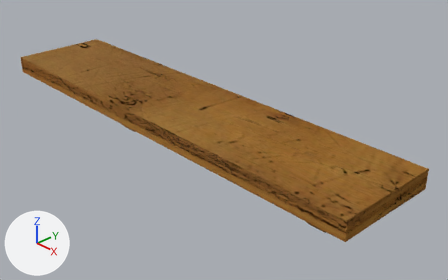
A saved change to the Blender file Assets/Models/House Assets/Shelf.blend.
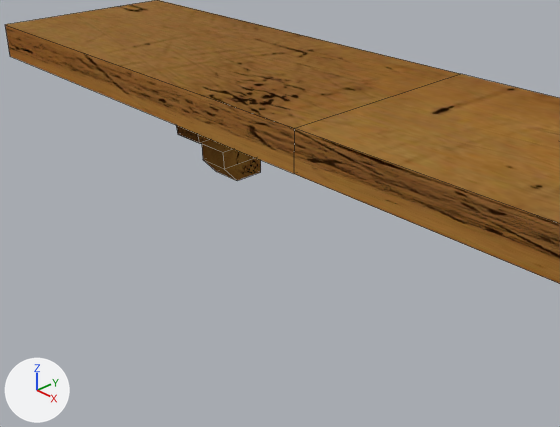
Old and new are each drawn whole from a 50 mm camera at (8.32, -6.8, 4.66) aimed at (0.48, 0.57, -0.64) and again close up from a 50 mm camera at (3.7, -4.62, 2.05) aimed at (-0.35, -0.81, -0.68). The axes (+X, +Y, +Z) are drawn at lower left. The lights are the same throughout. The close-ups show mesh edges as thin lines.
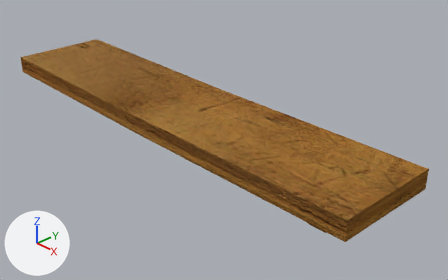
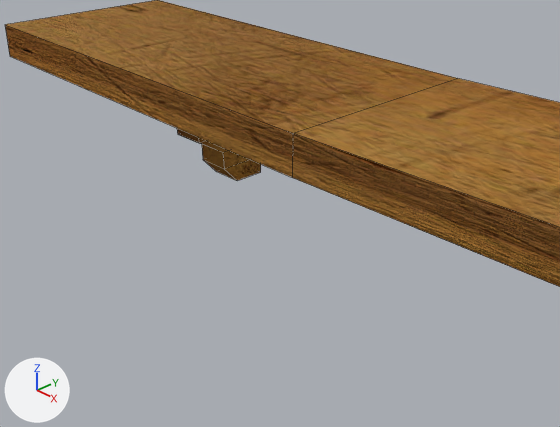
Boxes (x1, y1, x2, y2) around the edits, measured in the close-ups (560 x 427 px):
'Cube', reshaped
    before: (5, 0, 560, 284)
    after: (5, 0, 560, 287)

Diff of the bpy script that builds the scene:
```diff
--- a/Assets/Models/House Assets/Shelf.blend.py
+++ b/Assets/Models/House Assets/Shelf.blend.py
@@ mat_material @@
 n1 = _N.new('ShaderNodeBsdfPrincipled'); n1.name = 'Principled BSDF'
 n2.image = img_old_wood_jpg
-n3 = _N.new('ShaderNodeNormalMap'); n3.name = 'Normal Map'
-n3.uv_map = 'UVMap'
 n4 = _N.new('ShaderNodeTexImage'); n4.name = 'Image Texture.001'
 n4.image = img_old_wood_bump_jpg
+n5 = _N.new('ShaderNodeBump'); n5.name = 'Bump'
+n5.inputs[0].default_value = 0.533  # 'Strength'
+n5.inputs[1].default_value = 1.0  # 'Distance'
+n5.inputs[2].default_value = 1.0  # 'Filter Width'
 _L.new(n1.outputs[0], n0.inputs[0])  # 'BSDF' to 'Surface'
 _L.new(n2.outputs[0], n1.inputs[0])  # 'Color' to 'Base Color'
-_L.new(n4.outputs[0], n3.inputs[1])  # 'Color' to 'Color'
-_L.new(n3.outputs[0], n1.inputs[5])  # 'Normal' to 'Normal'
+_L.new(n4.outputs[0], n5.inputs[3])  # 'Color' to 'Height'
+_L.new(n5.outputs[0], n1.inputs[5])  # 'Normal' to 'Normal'
@@ me_cube @@
 me_cube.from_pydata(...)  # 76 vertices, 70 faces; spans x -4.49..4.49, y -1.0..1.0, z -1.56..0.17
 # used by ob_cube; location = (0.0, 0.0, 0.0)
 # before: 72 (0.0, 1.0, -0.17), 73 (0.0, -1.0, 0.17) at pixel (294, 128), 74 (0.0, -1.0, -0.17) at pixel (293, 173), 75 (0.0, 1.0, 0.17) at pixel (460, 73)
+# me_cube part 1
+for i in [*range(72, 76)]: me_cube.vertices[i].co += Vector((-0.05, 0.03, -0.05))
 me_cube.materials.append(mat_material)
```
